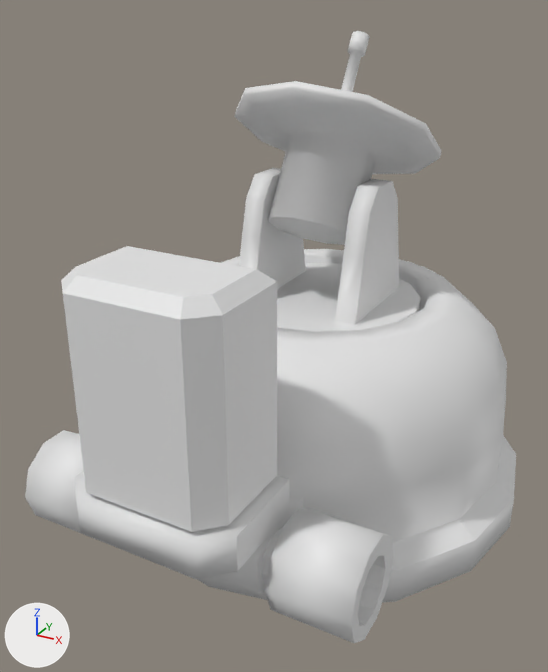
Before and after pictures for a commit that changed the FBX model Project_Gruppe5/Assets/Models/turret.fbx.
Camera for both pictures: a 50 mm camera at (1.43, -3.04, 2.38) aimed at (-0.15, -0.17, 0.95). Every picture has the same lights, and +X, +Y and +Z are marked at lower left.

Before the edit, the objects in view are built like this:
```python
me_circle = bpy.data.meshes.new('Circle')
me_circle.from_pydata(...)  # 460 vertices, 402 faces; spans x -1.0..1.0, y -1.43..0.96, z -0.18..0.99
me_circle_007 = bpy.data.meshes.new('Circle.007')
me_circle_007.from_pydata(...)  # 40 vertices, 32 faces; spans x -0.57..0.57, y -0.6..0.6, z -1.0..1.22
me_circle_008 = bpy.data.meshes.new('Circle.008')
me_circle_008.from_pydata(...)  # 40 vertices, 32 faces; spans x -0.57..0.57, y -0.6..0.6, z -1.0..1.22
me_circle_009 = bpy.data.meshes.new('Circle.009')
me_circle_009.from_pydata(...)  # 130 vertices, 122 faces; spans x -1.05..1.05, y -1.1..1.1, z -1.73..0.45
me_mesh = bpy.data.meshes.new('Mesh')
me_mesh.from_pydata(...)  # 64 vertices, 52 faces; spans x -0.469..0.469, y -0.469..0.469, z 0.947..1.603
ob_barrel2 = bpy.data.objects.new('Barrel2', me_circle_007)
ob_barrel2.location = (0.0, 1.009, 0.661)
ob_barrel2.rotation_euler = (1.571, 0.0, 0.0)  # degrees (90, 0, 0)
ob_barrel2.scale = (0.347, 0.347, 0.347)
ob_barrel3 = bpy.data.objects.new('Barrel3', me_circle_008)
ob_barrel3.location = (0.0, 1.291, 0.661)
ob_barrel3.rotation_euler = (1.571, 0.0, 0.0)  # degrees (90, 0, 0)
ob_barrel3.scale = (0.257, 0.257, 0.257)
ob_mainrotation = bpy.data.objects.new('MainRotation', me_circle)
ob_mainrotation.location = (0.0, 0.0, 0.161)
ob_sender = bpy.data.objects.new('Sender', me_circle_009)
ob_sender.location = (0.0, -0.009, 1.605)
ob_sender.rotation_euler = (2.607, 0.0, 0.0)  # degrees (149, 0, 0)
ob_sender.scale = (0.427, 0.427, 0.427)
ob_senderholder = bpy.data.objects.new('SenderHolder', me_mesh)
ob_senderholder.location = (0.0, 0.0, 0.07)
# also in view: 'Bulb.004' at (0.0, -1.19, 1.2)
```
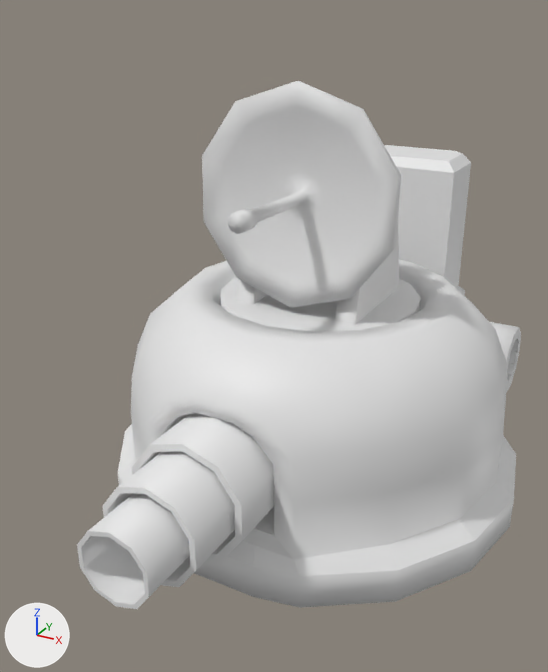
Where the change shows, as pixel boxes [x1, y1, x2, y2] in the pictures (548 x 672 px):
'MainRotation', turned
    before: [25, 249, 516, 643]
    after: [118, 259, 521, 608]
'Bulb.004', turned
    before: [61, 246, 277, 532]
    after: [384, 145, 471, 288]
'Sender', moved, turned
    before: [234, 31, 442, 245]
    after: [202, 81, 401, 307]
'Barrel3', moved, turned
    before: [421, 266, 435, 273]
    after: [77, 493, 190, 609]
'Barrel2', moved (not visible before)
    after: [103, 451, 235, 587]
'Barrel1', unchanged, uncovered by the edit
    after: [132, 413, 274, 561]

The edits, one by one:
Object 'Barrel3' (ob_barrel3) moves from (0.0, 1.291, 0.661) to (0.0, -1.291, 0.661).
Object 'Barrel3' (ob_barrel3) turns from (90, 0, 0) to (-90, 180, 0) degrees about x, y and z.
Object 'Barrel2' (ob_barrel2) moves from (0.0, 1.009, 0.661) to (0.0, -1.009, 0.661).
Object 'Sender' (ob_sender) moves from (0.0, -0.009, 1.605) to (0.0, 0.017, 1.62).
Object 'Sender' (ob_sender) turns from (149, 0, 0) to (-89, 180, 0) degrees about x, y and z.
Object 'MainRotation' (ob_mainrotation) turns from (0, 0, 0) to (0, 0, -180) degrees about x, y and z.
